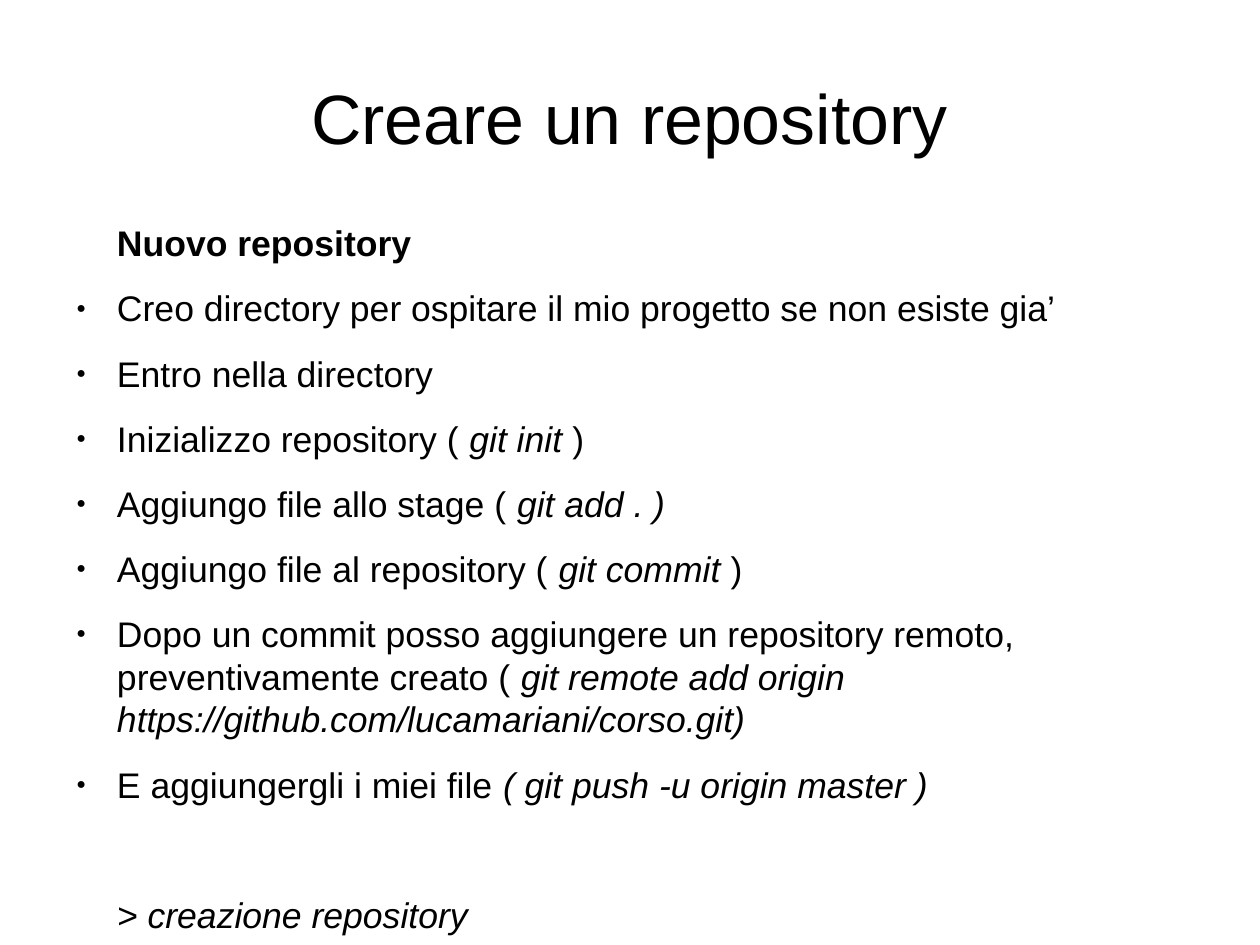
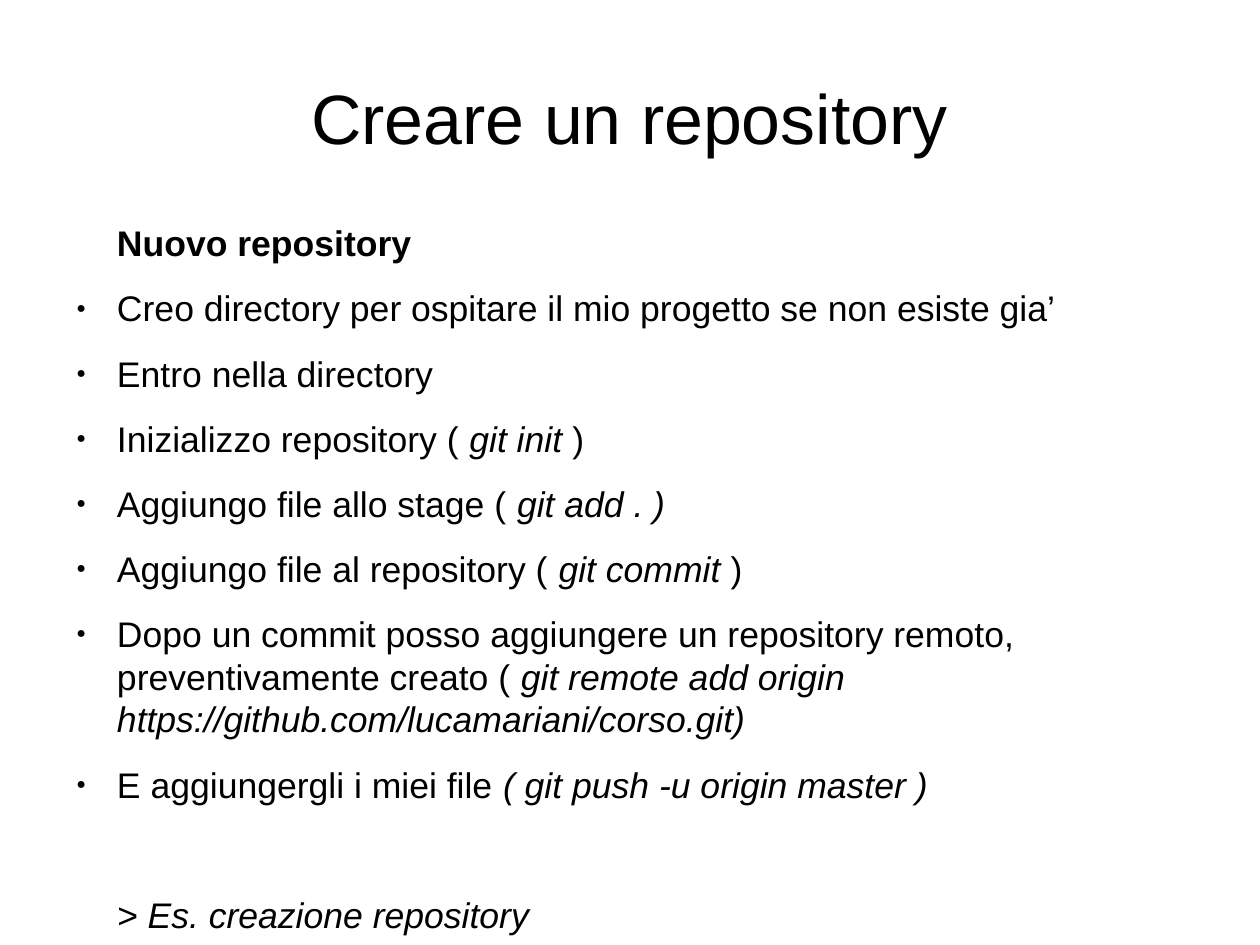
Before and after one commit to lucamariani/corso_diapositive, a slide deck: slide 16 of lez1.odp (slide 15 before the commit). Drawn at 1260x945 pixels with LibreOffice and Linux fonts; fonts in the diff are those of the drawing. Boxes give left, top, right and bottom in pixels: in the first picture for what was removed or moved away, otherwise in the second. Text is boxed around its words. In the diff, an @@ line names an element or a change of style, - is before the commit and + after.

```diff
--- a/lez1.odp
+++ b/lez1.odp
@@ text at (148,902,529,935): text changed @@
-> creazione repository
+> Es. creazione repository
```
Also in this commit, not shown: 3 other slides changed, 2 slides added, 1 other file.
